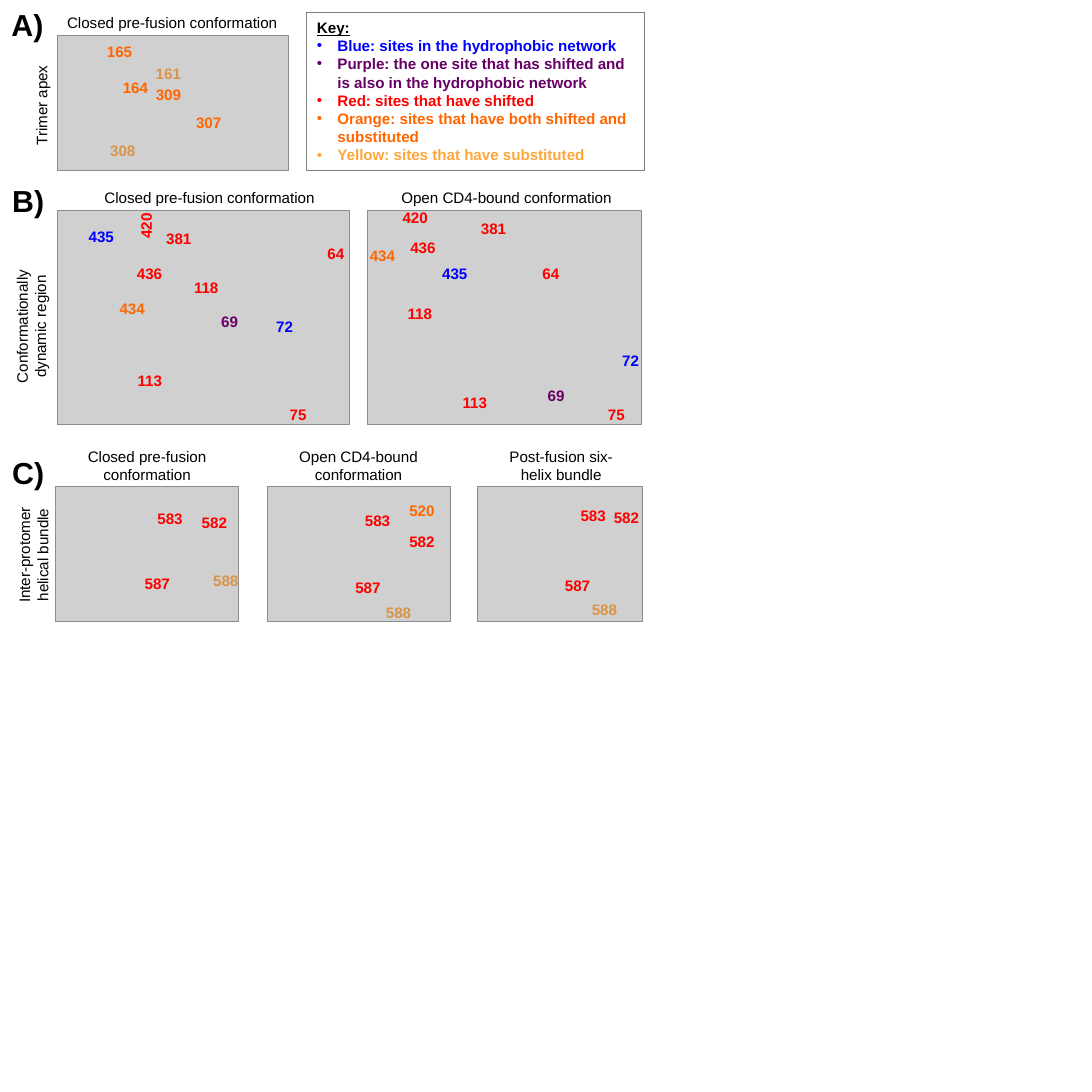
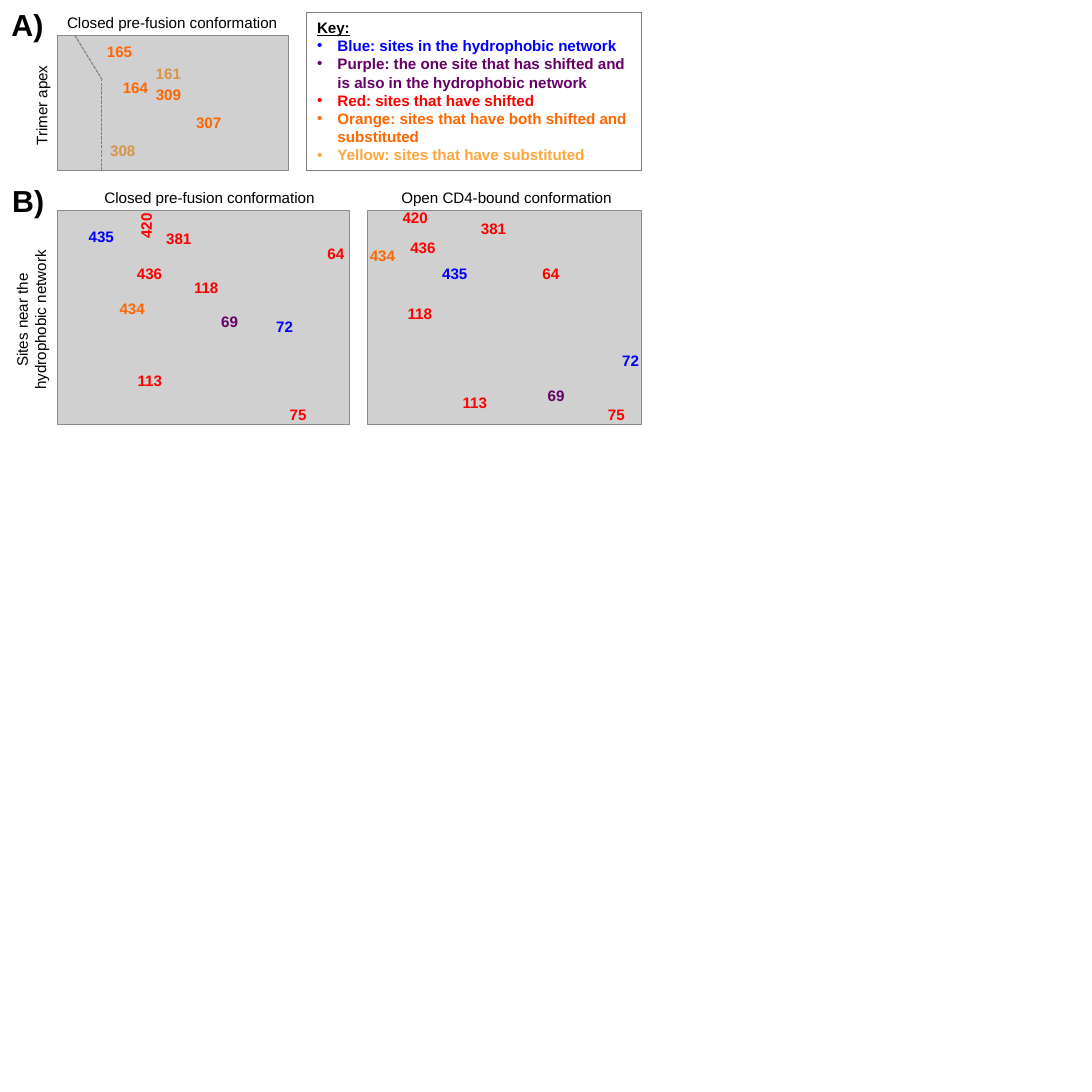
Before and after one commit to jbloomlab/EnvMutationalShiftsPaper, a slide deck: slide 1 of paper/figures/shifts_on_structure/clusters_on_structure.pptx. Drawn at 1092x1092 pixels with LibreOffice and Linux fonts; fonts in the diff are those of the drawing; grey boxes stand for pictures. Boxes give left, top, right and bottom in pixels: in the first picture for what was removed or moved away, otherwise in the second. Text is boxed around its words. In the diff, an @@ line names an element or a change of style, - is before the commit and + after.

```diff
--- a/paper/figures/shifts_on_structure/clusters_on_structure.pptx
+++ b/paper/figures/shifts_on_structure/clusters_on_structure.pptx
@@ line added from (75, 35) to (103, 80), #7F7F7F 0.75 pt dashed @@
@@ line added from (102, 170) to (102, 80), #7F7F7F 0.75 pt dashed @@
@@ text at (x1=14, y1=255, x2=49, y2=387): text changed @@
-Conformationally dynamic region
+Sites near the hydrophobic network
@@ text removed at (x1=12, y1=462, x2=44, y2=490) @@
-C)
@@ text removed at (x1=88, y1=451, x2=206, y2=480) @@
-Closed pre-fusion conformation
@@ text removed at (x1=299, y1=451, x2=417, y2=480) @@
-Open CD4-bound conformation
@@ text removed at (x1=509, y1=451, x2=612, y2=480) @@
-Post-fusion six-helix bundle
@@ picture removed at (x1=56, y1=487, x2=238, y2=622) @@
@@ picture removed at (x1=268, y1=487, x2=450, y2=622) @@
@@ text removed at (x1=409, y1=505, x2=434, y2=516) @@
-520
@@ picture removed at (x1=477, y1=487, x2=642, y2=622) @@
@@ text removed at (x1=16, y1=513, x2=52, y2=600) @@
-Inter-protomer helical bundle
@@ text removed at (x1=157, y1=513, x2=182, y2=524) @@
-583
@@ text removed at (x1=202, y1=517, x2=227, y2=528) @@
-582
@@ text removed at (x1=365, y1=515, x2=390, y2=526) @@
-583
@@ text removed at (x1=409, y1=536, x2=434, y2=547) @@
-582
@@ text removed at (x1=581, y1=510, x2=606, y2=521) @@
-583
@@ text removed at (x1=614, y1=512, x2=639, y2=523) @@
-582
@@ text removed at (x1=145, y1=578, x2=170, y2=589) @@
-587
@@ text removed at (x1=213, y1=575, x2=238, y2=586) @@
-588
@@ text removed at (x1=355, y1=582, x2=380, y2=593) @@
-587
@@ text removed at (x1=565, y1=580, x2=590, y2=591) @@
-587
@@ text removed at (x1=386, y1=608, x2=411, y2=622) @@
-588
@@ text removed at (x1=592, y1=604, x2=617, y2=615) @@
-588
```
Also in this commit, not shown: 6 other files.
